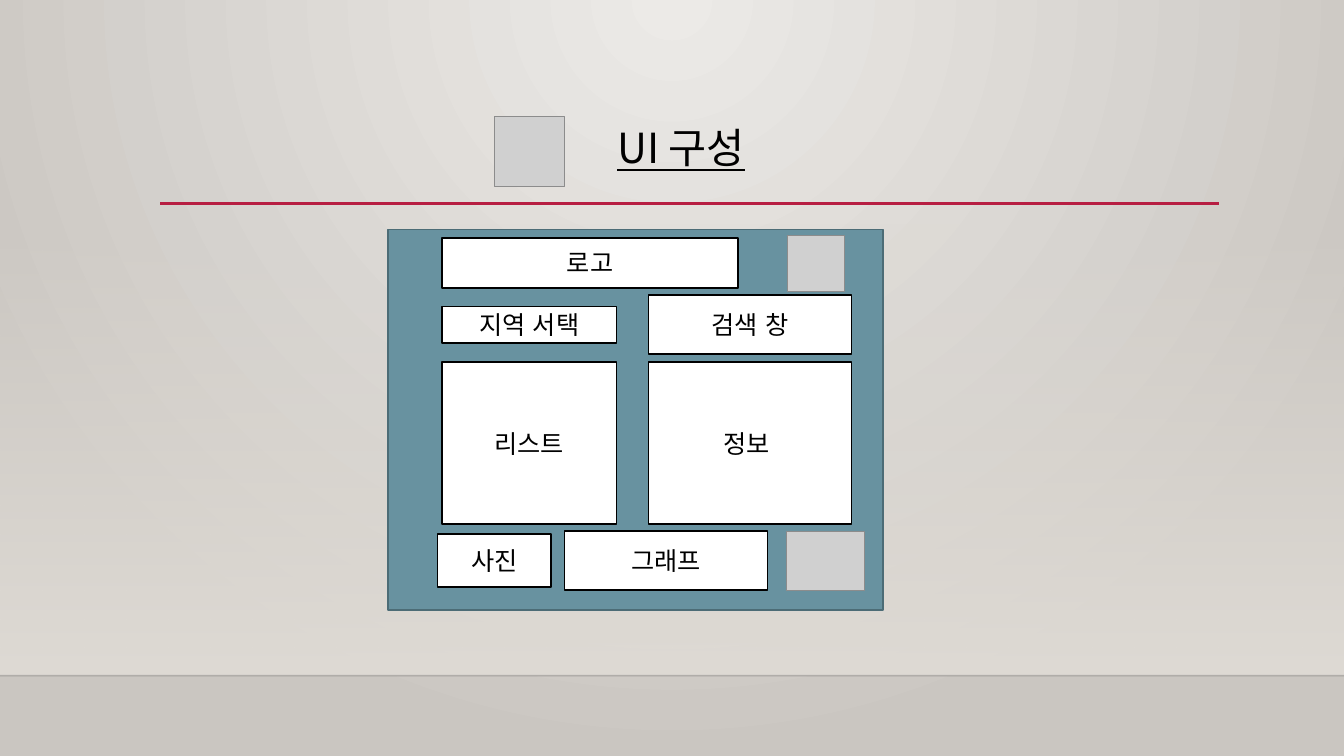
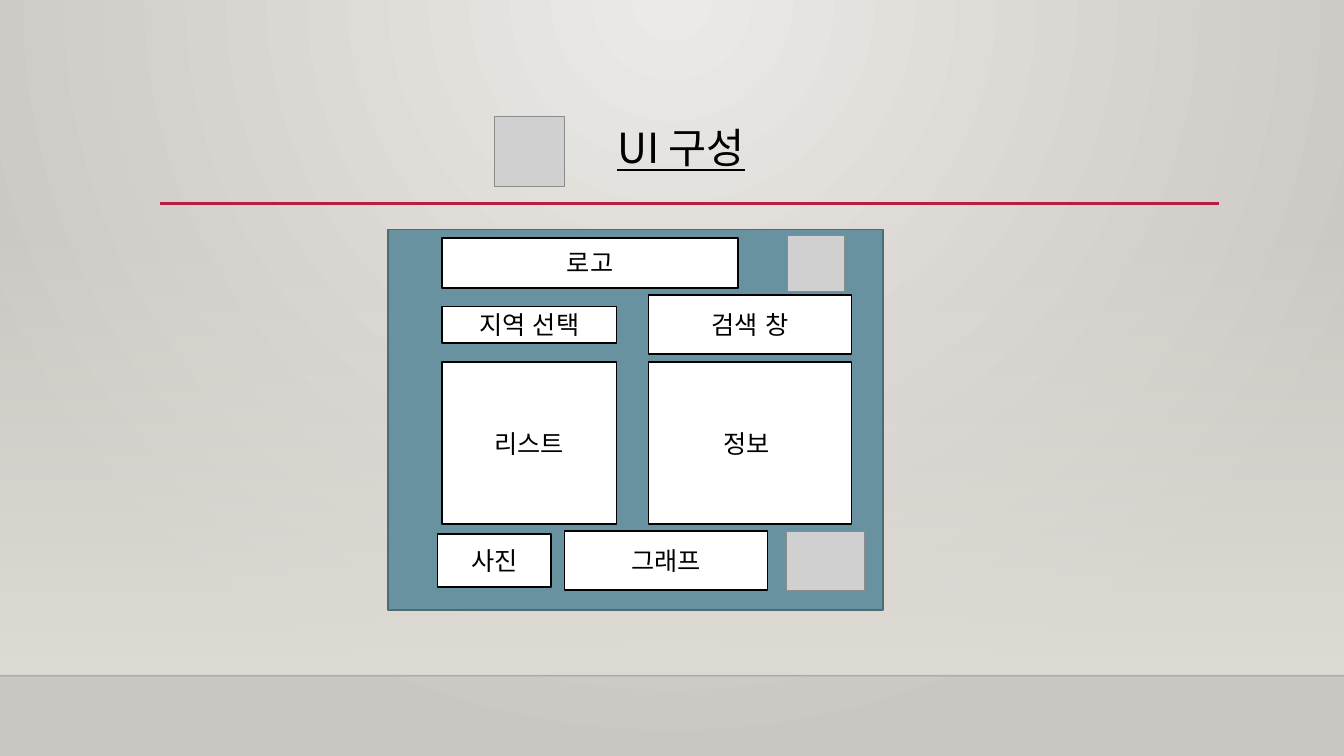
Before and after one commit to changgeunjoe/scriptLang, a slide deck: slide 5 of 프로젝트 발표자료/스크립트 언어 기획 발표.pptx. Drawn at 1344x756 pixels with LibreOffice and Linux fonts; fonts in the diff are those of the drawing; grey boxes stand for pictures; background and template pictures are left out. Boxes give left, top, right and bottom in pixels: in the first picture for what was removed or moved away, otherwise in the second. Text is boxed around its words. In the diff, an @@ line names an element or a change of style, - is before the commit and + after.

```diff
--- a/프로젝트 발표자료/스크립트 언어 기획 발표.pptx
+++ b/프로젝트 발표자료/스크립트 언어 기획 발표.pptx
@@ text in rectangle at [480, 313, 579, 336]: text changed @@
-지역 서택
+지역 선택
```
Also in this commit, not shown: 1 other slide changed.
